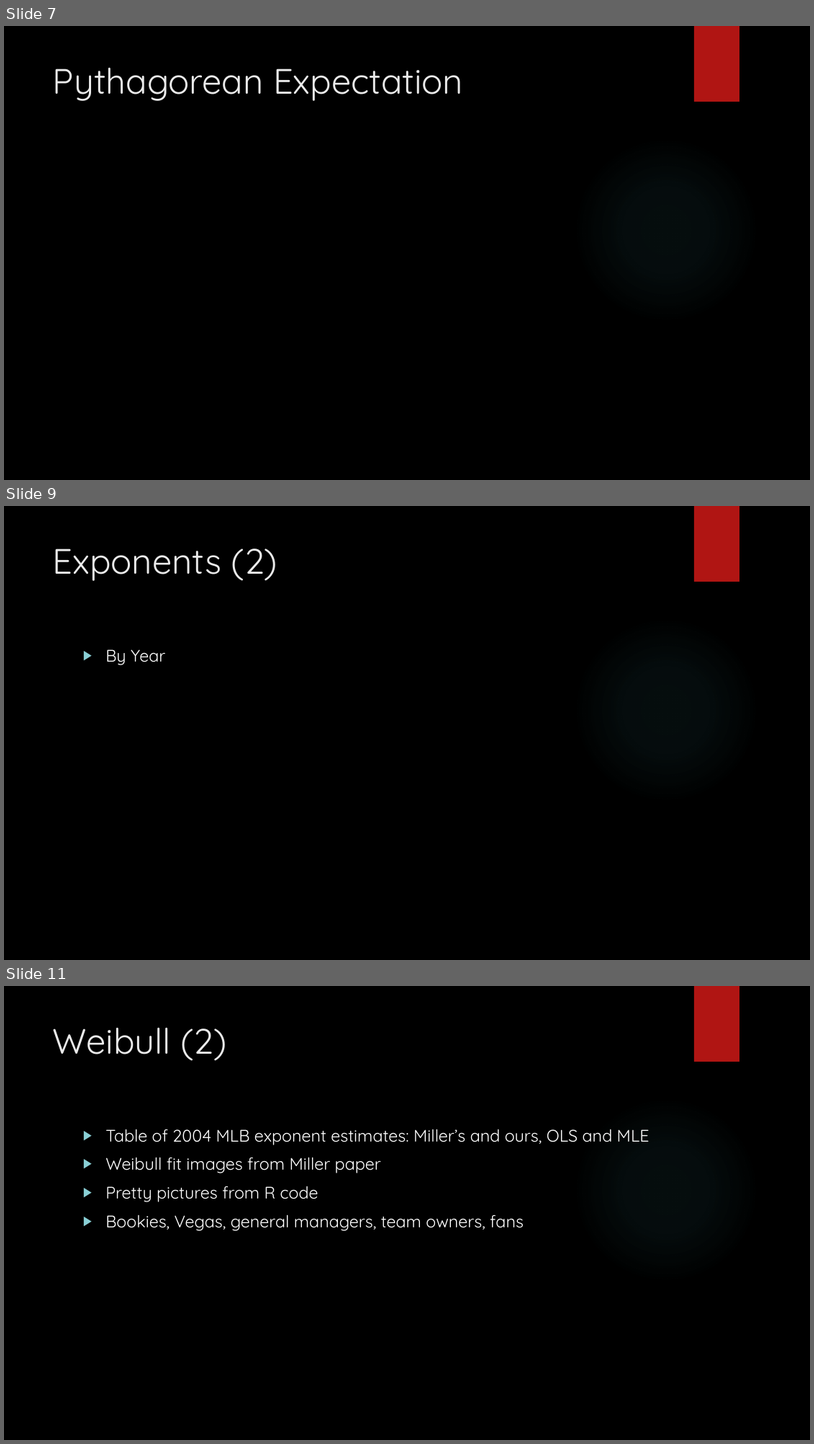
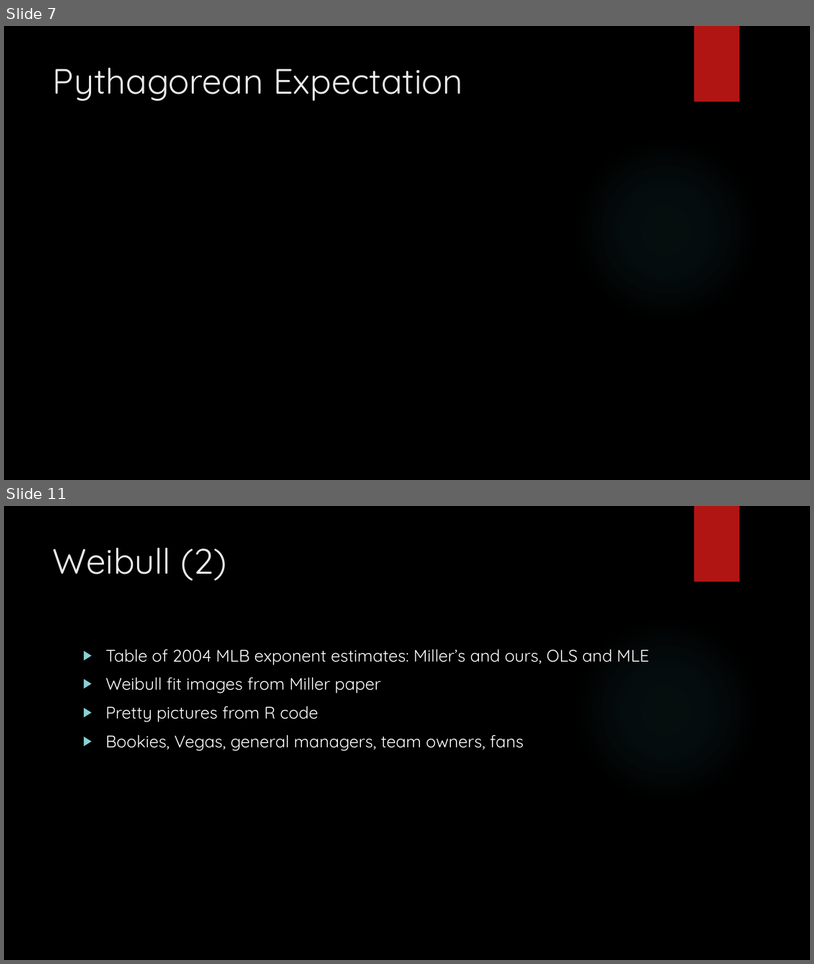
Before and after one commit to mindonly/sta631-project, a slide deck: ProjectPres.pptx. Shown one above the other, each under a label of ours: slides 7, 9 and 11 before the commit, slides 7 and 11 after it; the slides between them are not shown. The pictures are 814x1444 and 814x964 pixels, drawn with LibreOffice and Linux fonts; fonts in the diff are those of the drawing; grey boxes stand for pictures; background and template pictures are left out. Boxes give left, top, right and bottom in pixels: in the first picture for what was removed or moved away, otherwise in the second. Text is boxed around its words. In the diff, an @@ line names an element or a change of style, - is before the commit and + after.

```diff
--- a/ProjectPres.pptx
+++ b/ProjectPres.pptx
@@ slide 9 removed at <box>4,506,810,960</box>, background picture (left out); not listed: 2 template elements that a slide beside it also shows @@
@@ title removed at <box>53,548,278,581</box> @@
-Exponents (2)
@@ text removed at <box>106,649,165,665</box> @@
-▶ By Year
```
Also in this commit, not shown: 5 slides changed, 4 slides added, 3 other slides removed.
